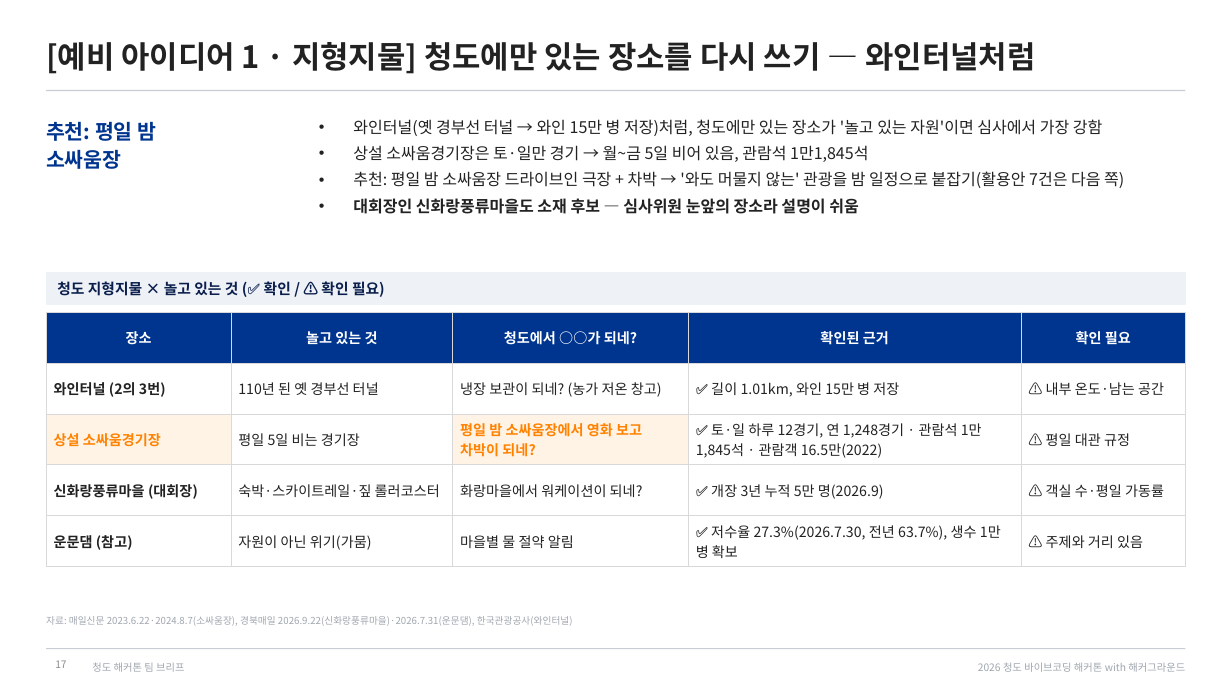
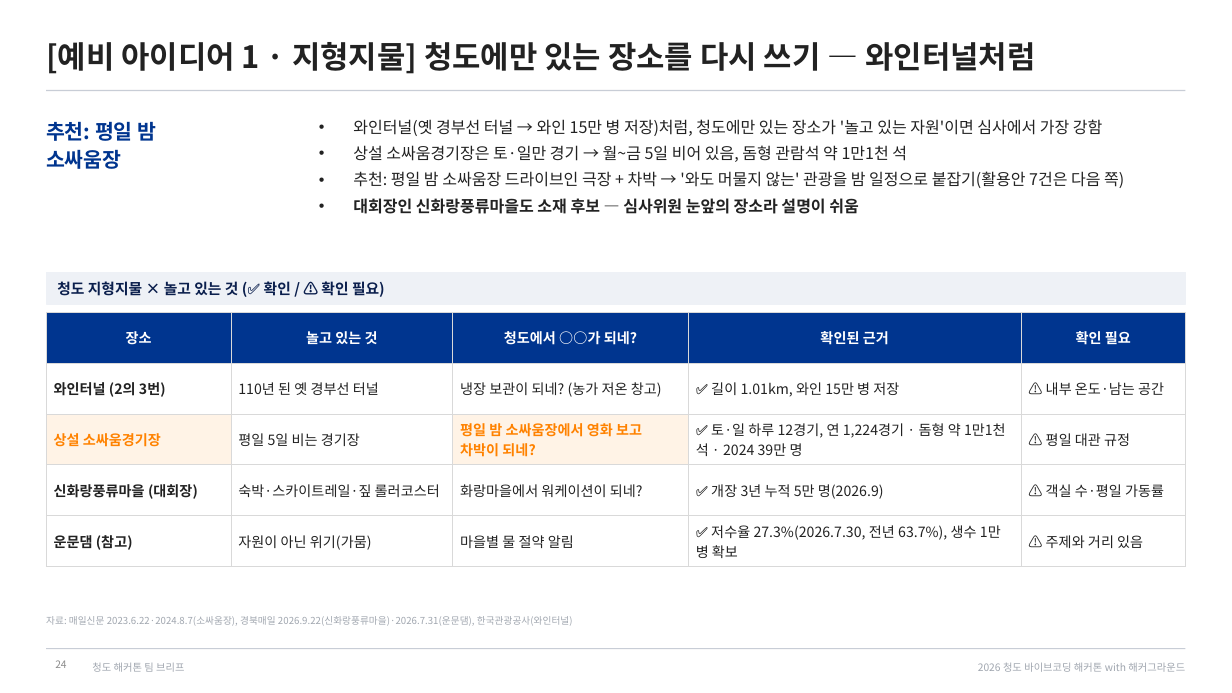
Before and after one commit to fordgril307-wq/Cheongdo_Hackathon, a slide deck: slide 24 of docs/team-brief/청도해커톤_팀브리프.pptx (slide 17 before the commit). Drawn at 1232x693 pixels with LibreOffice and Linux fonts; fonts in the diff are those of the drawing. Boxes give left, top, right and bottom in pixels: in the first picture for what was removed or moved away, otherwise in the second. Text is boxed around its words. In the diff, an @@ line names an element or a change of style, - is before the commit and + after.

```diff
--- a/docs/team-brief/청도해커톤_팀브리프.pptx
+++ b/docs/team-brief/청도해커톤_팀브리프.pptx
@@ text at <box>353,145,907,162</box>: text changed @@
-• 상설 소싸움경기장은 토·일만 경기 → 월~금 5일 비어 있음, 관람석 1만1,845석
+• 상설 소싸움경기장은 토·일만 경기 → 월~금 5일 비어 있음, 돔형 관람석 약 1만1천 석
@@ table at <box>46,312,1186,562</box> @@
-row 3, column 4: ✅ 토·일 하루 12경기, 연 1,248경기 · 관람석 1만1,845석 · 관람객 16.5만(2022)
+row 3, column 4: ✅ 토·일 하루 12경기, 연 1,224경기 · 돔형 약 1만1천 석 · 2024 39만 명
@@ page number at <box>55,660,66,668</box>: text changed @@
-17
+24
```
Also in this commit, not shown: 8 other slides changed, 8 slides added, 3 other files.
